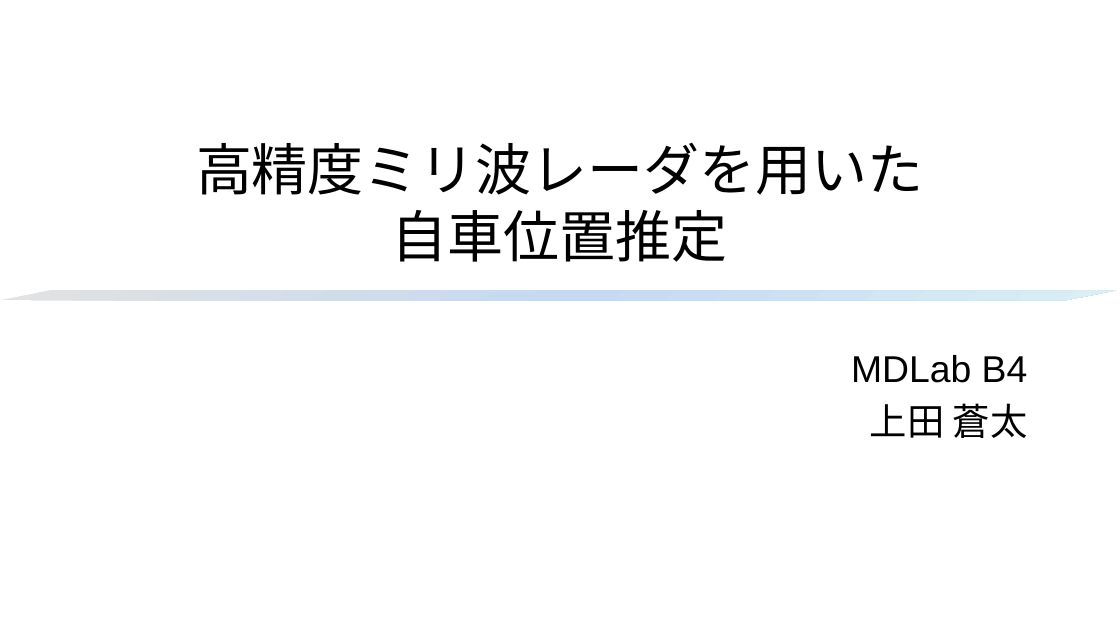
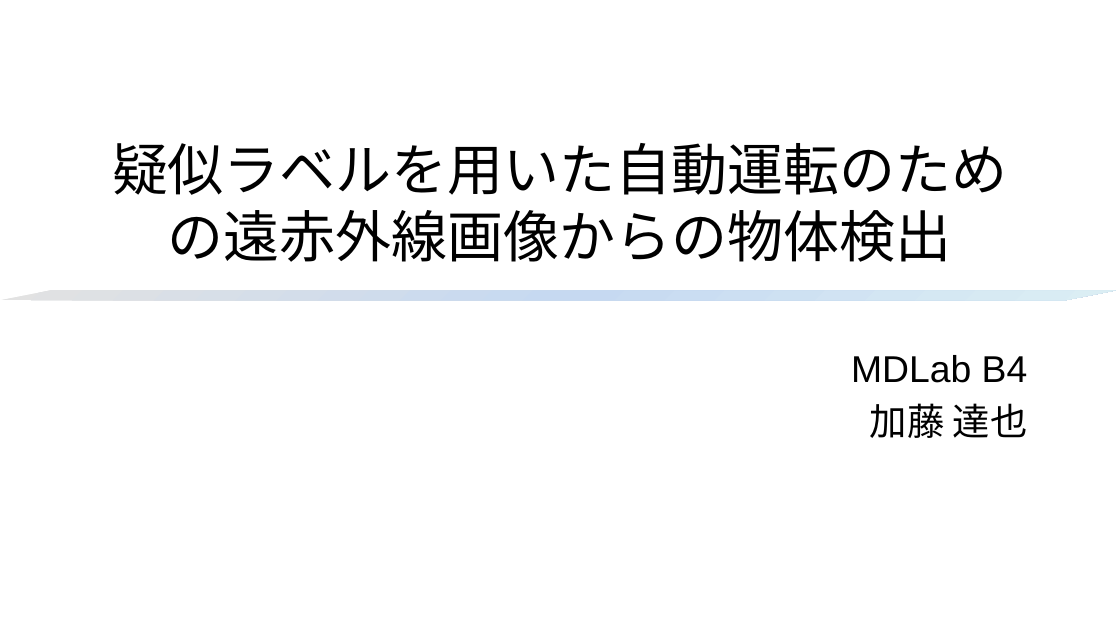
Before and after one commit to HagiriMigita/MDLab, a slide deck: slide 1 of 高精度ミリ波レーダを用いた.pptx. Drawn at 1120x630 pixels with LibreOffice and Linux fonts; fonts in the diff are those of the drawing; background and template pictures are left out. Boxes give left, top, right and bottom in pixels: in the first picture for what was removed or moved away, otherwise in the second. Text is boxed around its words. In the diff, an @@ line names an element or a change of style, - is before the commit and + after.

```diff
--- a/高精度ミリ波レーダを用いた.pptx
+++ b/高精度ミリ波レーダを用いた.pptx
@@ title at (112, 143, 1008, 262): text changed @@
-高精度ミリ波レーダを用いた
-自車位置推定
+疑似ラベルを用いた自動運転のための遠赤外線画像からの物体検出
@@ subtitle at (870, 403, 1028, 438): text changed @@
-上田 蒼太
+加藤 達也
```
Also in this commit, not shown: 3 other slides changed, 3 slides added, 2 slides removed, 1 other file.
